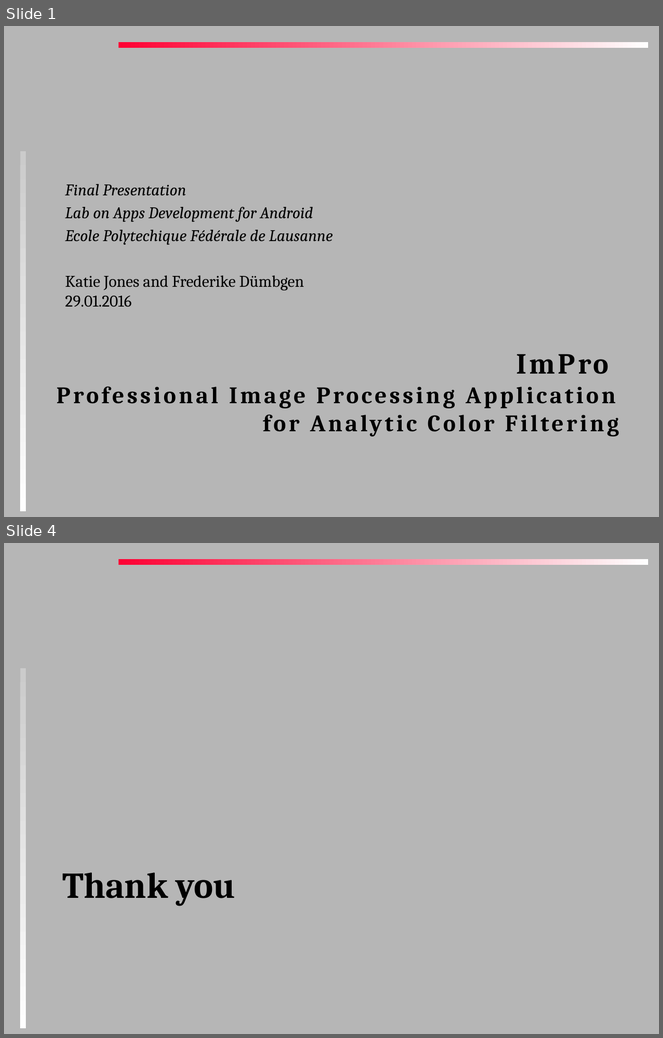
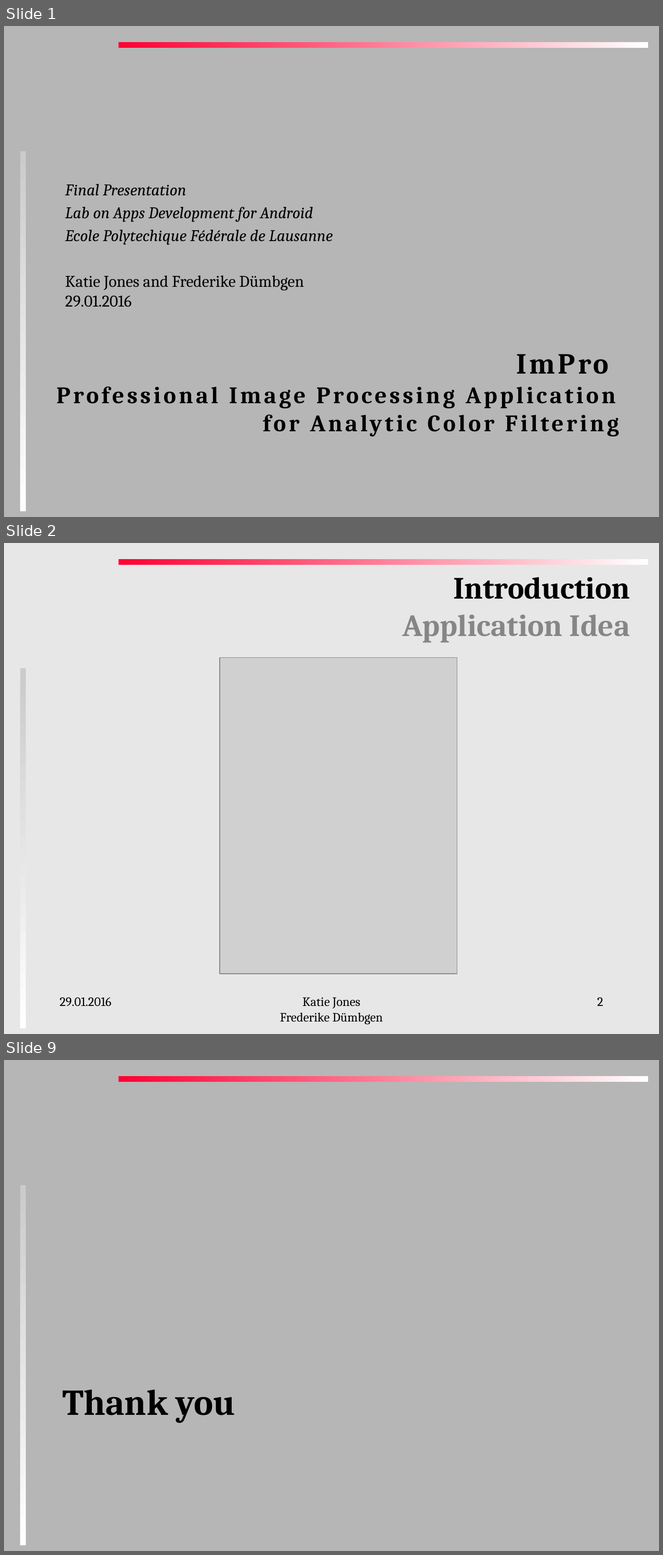
Before and after one commit to katie-jones/impro, a slide deck: FinalPresentation.pptx. Shown one above the other, each under a label of ours: slides 1 and 4 before the commit, slides 1, 2 and 9 after it; the slides between them are not shown. The pictures are 663x1038 and 663x1555 pixels, drawn with LibreOffice and Linux fonts; fonts in the diff are those of the drawing; grey boxes stand for pictures. Boxes give left, top, right and bottom in pixels: in the first picture for what was removed or moved away, otherwise in the second. Text is boxed around its words. In the diff, an @@ line names an element or a change of style, - is before the commit and + after.

```diff
--- a/FinalPresentation.pptx
+++ b/FinalPresentation.pptx
@@ slide 2 added at <box>4,543,659,1034</box>, background #E7E7E7; not listed: 2 template elements that a slide beside it also shows @@
@@ title added at <box>402,577,631,643</box>, 34 pt, text #868686, bold @@
+Introduction
+Application Idea
@@ picture added at <box>220,657,457,974</box> @@
@@ text added at <box>60,997,112,1006</box>, 14 pt, text #000000 @@
+29.01.2016
@@ text added at <box>280,997,383,1025</box>, 14 pt, text #000000 @@
+Katie Jones
+Frederike Dümbgen
@@ page number added at <box>597,997,604,1006</box>, 14 pt, text #000000 @@
+2
@@ what was slide 4 is now slide 9 @@
```
Also in this commit, not shown: 2 slides changed, 4 other slides added, 18 other files.
